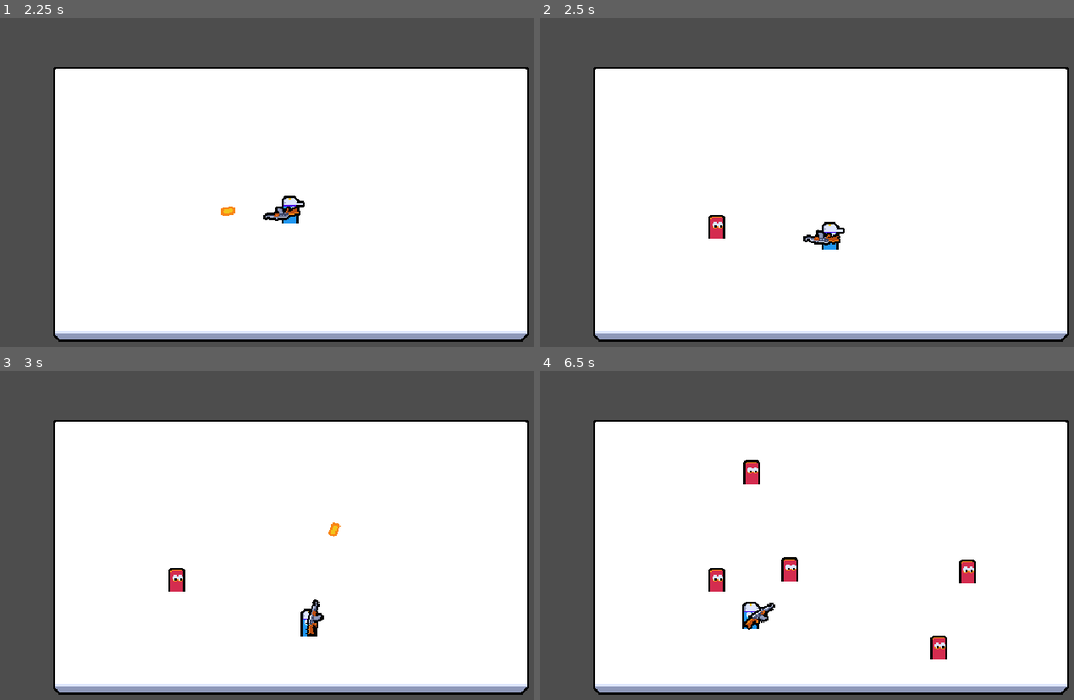
Above: before the commit, frames 1-4 (two rows, left to right).
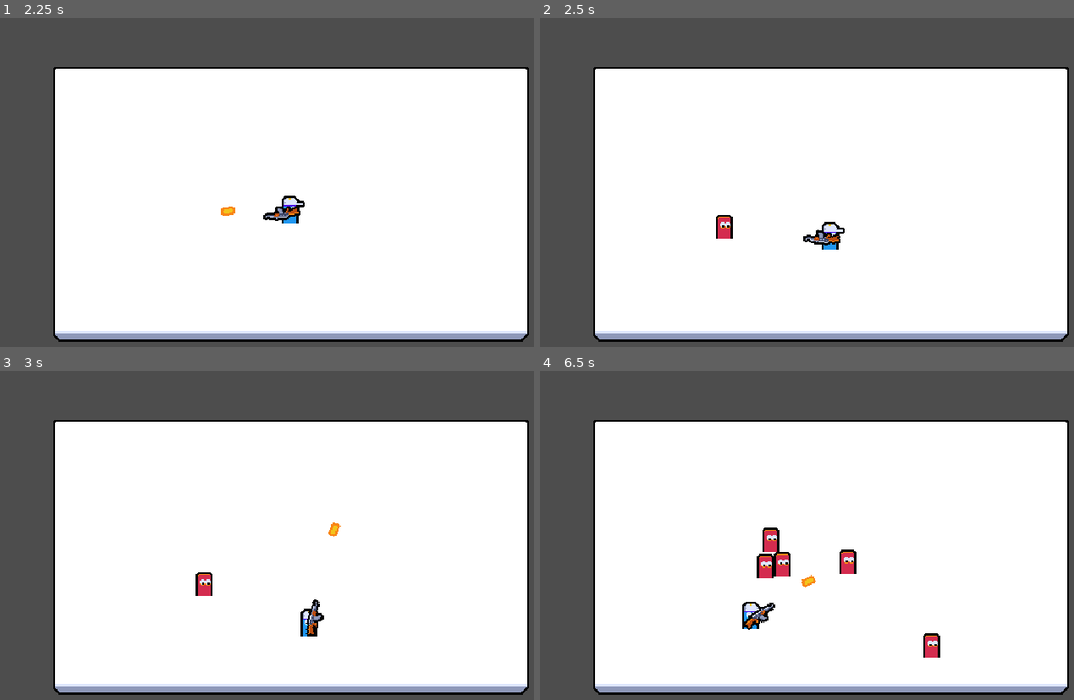
Above: after the commit, the same moments.

Repository: exglegaming/Multiplayer-Course
Game: Godot game, scene res://scenes/ui/main_menu/main_menu.tscn
Same seed, same stepped clock (60 frames per second), same inputs: the game is played once before the commit and once after it.
Inputs (mouse positions are in pixels of both pictures, inside the frame that each line leads up to):
- Up to frame 1 (2.25 s): tap Enter at 0.5 s; move the mouse to (437, 179) at 0.52 s; press the mouse at (437, 179) at 0.53 s; hold D (move_right) 0.53-1.25 s; release the mouse at (437, 179) at 1.25 s; click "Host" at 1.25 s; tap Space at 2 s; move the mouse to (154, 218) at 2.02 s; hold S (move_down) from 2.03 s (still down); click (154, 218) at 2.1 s
- Up to frame 2 (2.5 s): keep holding S (move_down)
- Up to frame 3 (3 s): move the mouse to (357, 469) at 2.77 s; release S (move_down) at 2.78 s; press the mouse at (357, 469) at 2.78 s; hold D (move_right) from 2.78 s (still down)
- Up to frame 4 (6.5 s): move the mouse to (796, 627) at 3.52 s; release D (move_right) at 3.53 s; release the mouse at (796, 627) at 3.53 s; hold W (move_up) 3.53-4.28 s; click (796, 627) at 3.6 s; move the mouse to (1036, 607) at 4.27 s; press the mouse at (1036, 607) at 4.28 s; hold A (move_left) 4.28-5.78 s; move the mouse to (625, 496) at 5.02 s; release the mouse at (625, 496) at 5.03 s; click (625, 496) at 5.1 s; move the mouse to (865, 551) at 5.77 s; press the mouse at (865, 551) at 5.78 s; hold S (move_down) from 5.78 s (still down)

Frame 1 is identical in both runs. In frame 2, 0.3% of the frame differs, in the area x 31-37%, y 59-68%; in frame 3, 0.5%; in frame 4, 2.1%, in the area x 31-82%, y 26-88%.

Commit message:
basic enemy ai

Diff:
--- a/scenes/entities/enemy/enemy.tscn
+++ b/scenes/entities/enemy/enemy.tscn
@@ -6,7 +6,7 @@
 [sub_resource type="SceneReplicationConfig" id="SceneReplicationConfig_e58rf"]
 properties/0/path = NodePath(".:global_position")
 properties/0/spawn = true
-properties/0/replication_mode = 0
+properties/0/replication_mode = 1
 
 [sub_resource type="RectangleShape2D" id="RectangleShape2D_j1w5s"]
 size = Vector2(16, 24)
@@ -21,6 +21,10 @@
 
 [node name="MultiplayerSynchronizer" type="MultiplayerSynchronizer" parent="."]
 replication_config = SubResource("SceneReplicationConfig_e58rf")
+
+[node name="TargetAcquisitionTimer" type="Timer" parent="."]
+wait_time = 0.2
+autostart = true
 
 [node name="Area2D" type="Area2D" parent="."]
 position = Vector2(0, -12)
--- a/scenes/entities/player/player.tscn
+++ b/scenes/entities/player/player.tscn
@@ -12,7 +12,7 @@
 
 [sub_resource type="CircleShape2D" id="CircleShape2D_yel1f"]
 
-[node name="Player" type="CharacterBody2D"]
+[node name="Player" type="CharacterBody2D" groups=["player"]]
 collision_layer = 0
 motion_mode = 1
 script = ExtResource("1_1hmtu")
--- a/scripts/entities/enemy/enemy.gd
+++ b/scripts/entities/enemy/enemy.gd
@@ -2,18 +2,50 @@
 
 
 var current_health: int = 5
+var target_position: Vector2
 
 @onready var area_2d: Area2D = $Area2D
+@onready var target_acquisistion_timer: Timer = $TargetAcquisitionTimer
 
 
 func _ready() -> void:
     area_2d.area_entered.connect(_on_area_entered)
+    target_acquisistion_timer.timeout.connect(_on_target_aqcuisition_timer_timeout)
+
+    if is_multiplayer_authority():
+        acquire_target()
+
+
+func _process(delta: float) -> void:
+    if is_multiplayer_authority():
+        velocity = global_position.direction_to(target_position) * 40
+        move_and_slide()
 
 
 func handle_hit() -> void:
     current_health -= 1
     if current_health <= 0:
         queue_free()
+
+
+func acquire_target() -> void:
+    var players := get_tree().get_nodes_in_group("player")
+    var nearest_player: Player = null
+    var nearest_squared_distance: float
+
+    for player in players:
+        if nearest_player == null:
+            nearest_player = player
+            nearest_squared_distance = nearest_player.global_position.distance_squared_to(global_position)
+            continue
+
+        var player_sqaured_distance: float = player.global_position.distance_squared_to(global_position)
+        if player_sqaured_distance < nearest_squared_distance:
+            nearest_squared_distance = player_sqaured_distance
+            nearest_player = player
+
+    if nearest_player != null:
+        target_position = nearest_player.global_position
 
 
 func _on_area_entered(other_area: Area2D) -> void:
@@ -24,3 +56,8 @@
         var bullet := other_area.owner as Bullet
         bullet.RegisterCollision()
         handle_hit()
+
+
+func _on_target_aqcuisition_timer_timeout() -> void:
+    if is_multiplayer_authority():
+        acquire_target()
